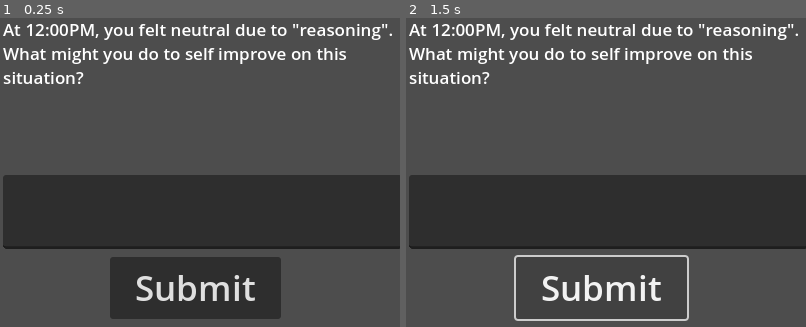
Above: before the commit, frames 1-2 (left to right).
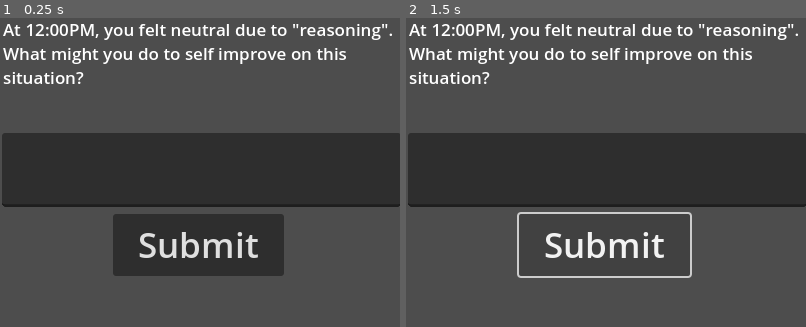
Above: after the commit, the same moments.

Repository: chisatonishikigi479/Hack-Washu-Project-2025-Repo-v2
Game: Godot game, scene res://improvement_card.tscn
Two runs of this game, one before a commit and one after it. Both use one fixed random seed, a clock stepped at 60 frames per second and the inputs below. The project has no main scene, so this scene is started directly.
Inputs:
- Up to frame 1 (0.25 s): no input
- Up to frame 2 (1.5 s): click "Submit" at 0.5 s; click "Submit" at 1.25 s

The runs differ from the first frame. In frame 1, 30% of the frame differs, in the area x 0-100%, y 37-98%; in frame 2, 25%.
Error in both runs: Invalid access of index '0' on a base object of type: 'Array'. (res://improvement_card.gd:13)

Commit message:
awgwgaagwa

Diff:
--- a/global_data.gd
+++ b/global_data.gd
@@ -16,7 +16,7 @@
 var cooldownstartedbool = false
 var cooldownminutes = 30.0
 
-@export var customSpeedMultiplier = 1800.0 #change to 1.0 later
+@export var customSpeedMultiplier = 600.0 #change to 1.0 later
 
 func _ready():
 	prompt_responses_during_day.append("") #0-index prompt is automatically empty bc the app doesn't ask how you're feeling on the title screen
--- a/improvement_card.tscn
+++ b/improvement_card.tscn
@@ -15,16 +15,16 @@
 scroll_active = false
 
 [node name="ReflectionResponseBox" type="TextEdit" parent="."]
-offset_left = 3.0
-offset_top = 164.0
-offset_right = 402.0
-offset_bottom = 238.0
+offset_left = 2.0
+offset_top = 122.0
+offset_right = 401.0
+offset_bottom = 196.0
 
 [node name="SubmitButton" type="Button" parent="."]
-offset_left = 110.0
-offset_top = 246.0
-offset_right = 281.0
-offset_bottom = 308.0
+offset_left = 113.0
+offset_top = 203.0
+offset_right = 284.0
+offset_bottom = 265.0
 theme_override_font_sizes/font_size = 35
 text = "Submit"
 
--- a/nighttime_screen.gd
+++ b/nighttime_screen.gd
@@ -11,15 +11,15 @@
 		var estimated_mood = GlobalData.get_current_mood(GlobalData.bedtime)
 		var comment = ""
 		if estimated_mood <= 0.2:
-			comment = "very high"
+			comment = "very low"
 		elif estimated_mood > 0.2 and estimated_mood <= 0.4:
-			comment = "high"
+			comment = "low"
 		elif estimated_mood > 0.4 and estimated_mood < 0.6:
 			comment = "neutral"
 		elif estimated_mood >= 0.6 and estimated_mood < 0.8:
-			comment = "low"
+			comment = "high"
 		elif estimated_mood >= 0.8 and estimated_mood <= 1.0:
-			comment = "very low"
+			comment = "very high"
 
 		if GlobalData.username == "":
 			$HowTheDayEnded.text = "Hi, you ended the day on a " + comment + " note (" + str(int(100.0 * estimated_mood)) + "%). Before going to bed, now it's time to reflect. "
